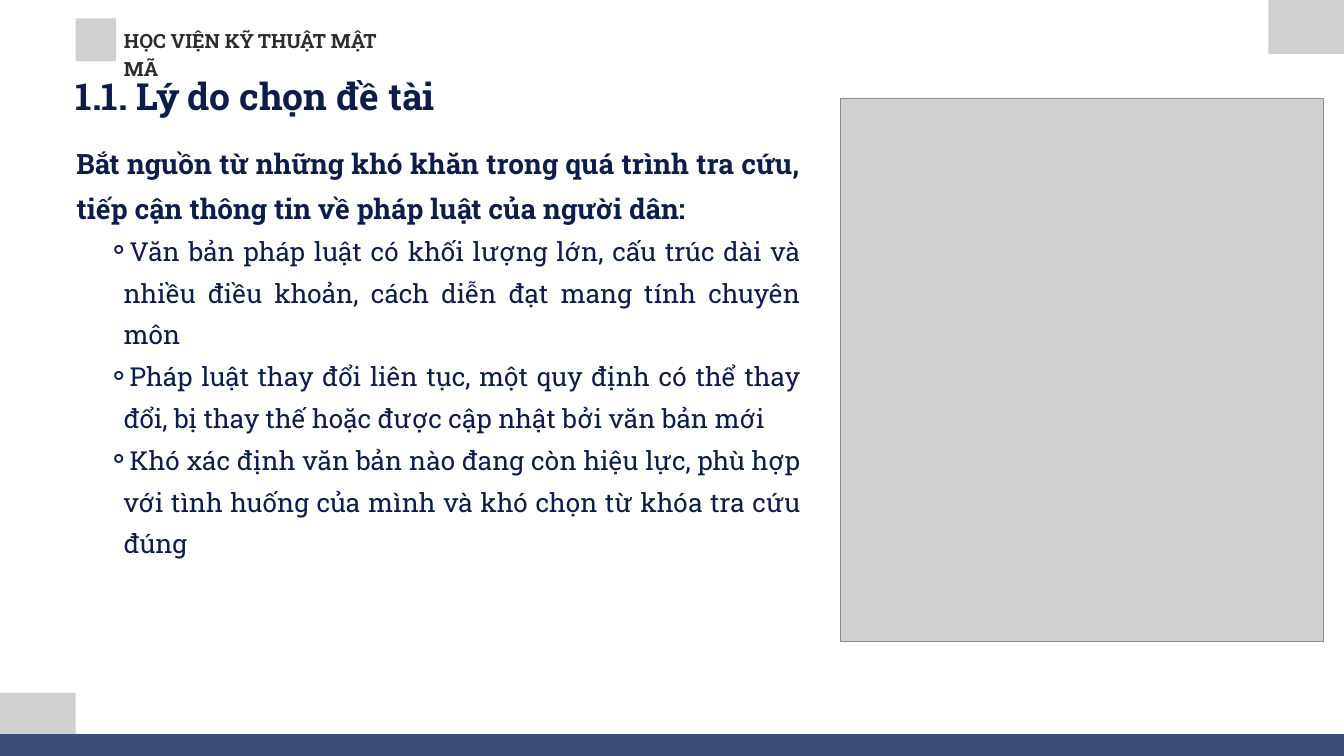
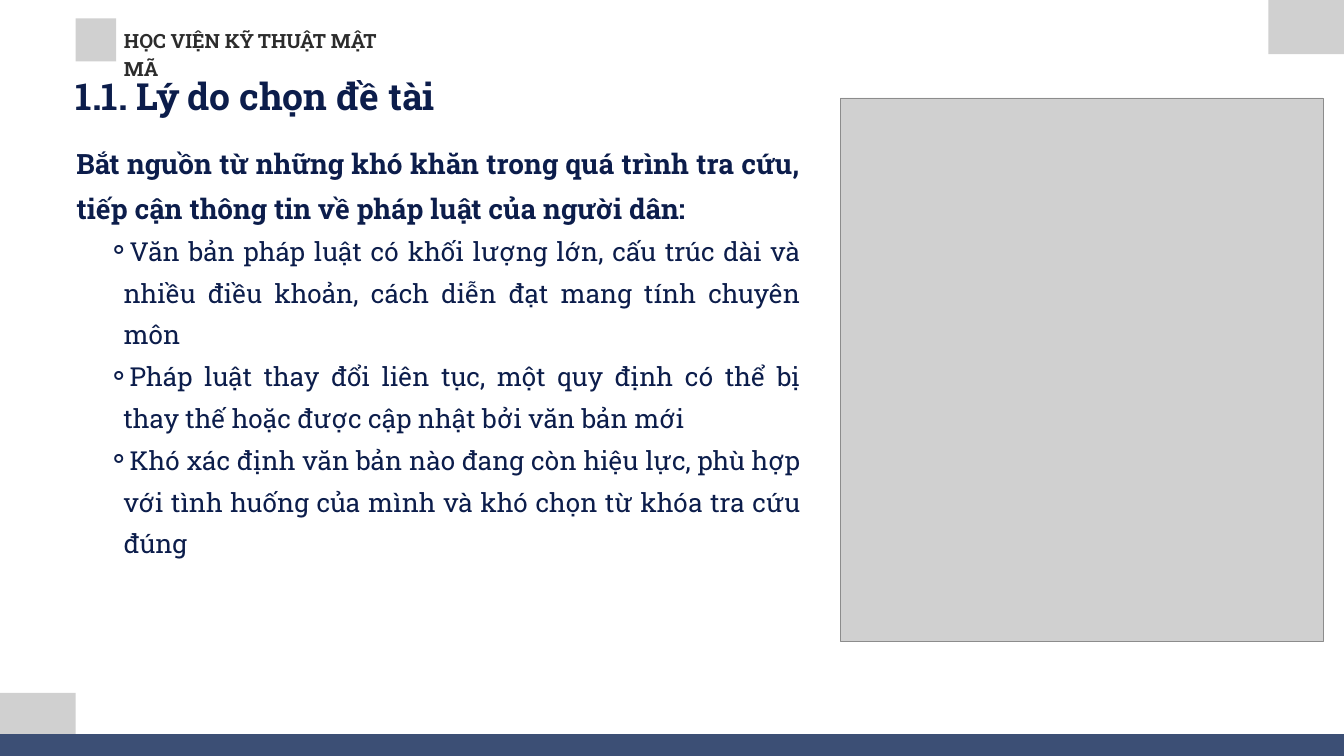
Before and after one commit to vuongvanduy0210/vietnam-law-chatbot-report, a slide deck: slide 4 of Bao_cao_do_an_animated_working_slide4_anim_fast.pptx. Drawn at 1344x756 pixels with LibreOffice and Linux fonts; fonts in the diff are those of the drawing; grey boxes stand for pictures. Boxes give left, top, right and bottom in pixels: in the first picture for what was removed or moved away, otherwise in the second. Text is boxed around its words. In the diff, an @@ line names an element or a change of style, - is before the commit and + after.

```diff
--- a/Bao_cao_do_an_animated_working_slide4_anim_fast.pptx
+++ b/Bao_cao_do_an_animated_working_slide4_anim_fast.pptx
@@ text at bbox=[124, 364, 800, 434]: text changed @@
-    ⚬ Pháp luật thay đổi liên tục, một quy định có thể thay đổi, bị thay thế hoặc được cập nhật bởi văn bản mới
+    ⚬ Pháp luật thay đổi liên tục, một quy định có thể bị thay thế hoặc được cập nhật bởi văn bản mới
```
Also in this commit, not shown: 2 other files.
